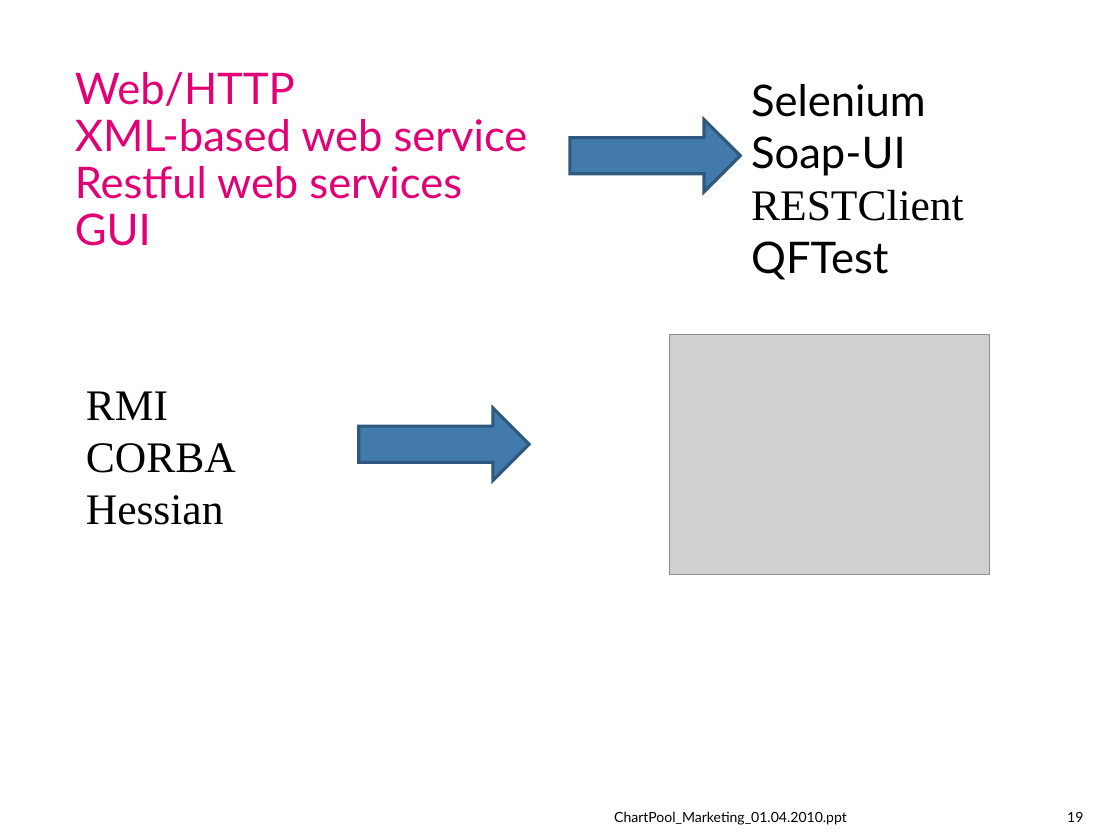
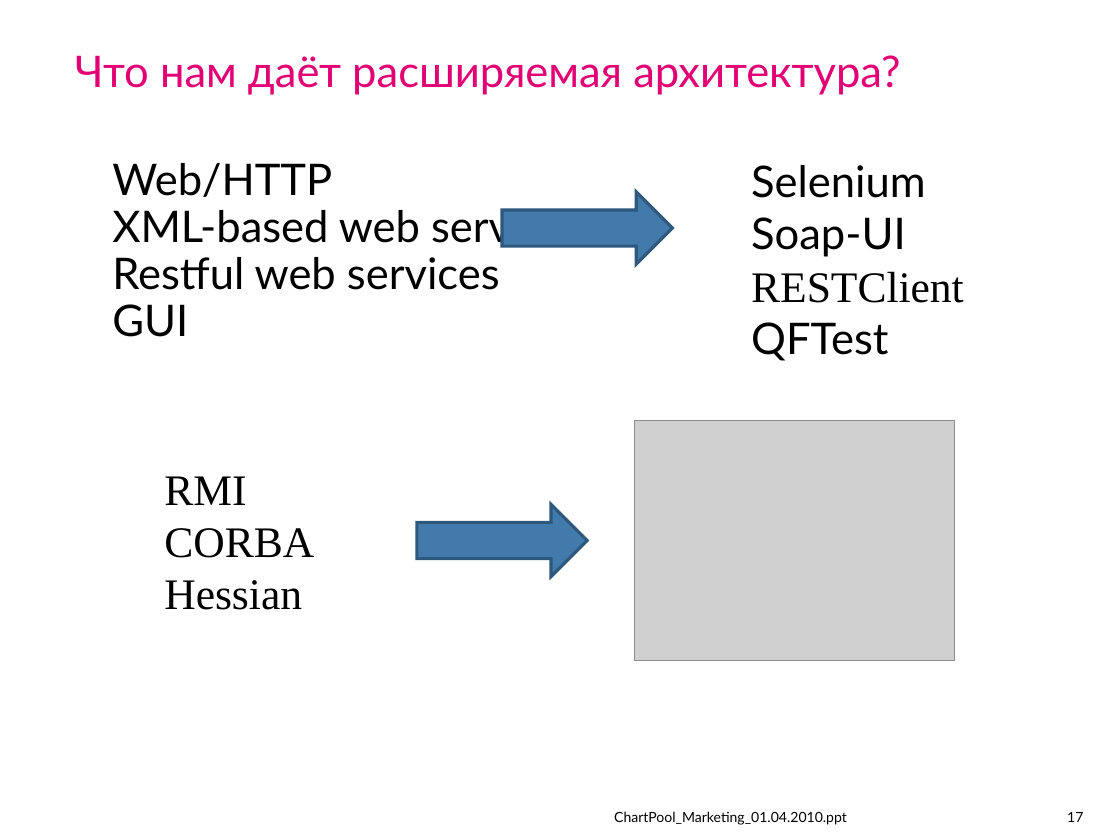
Before and after one commit to IvanCS/JMeterAvtoTestingDemo, a slide deck: slide 17 of documents/presentation.ppt (slide 19 before the commit). Drawn at 1120x840 pixels with LibreOffice and Linux fonts; fonts in the diff are those of the drawing; grey boxes stand for pictures; background and template pictures are left out. Boxes give left, top, right and bottom in pixels: in the first picture for what was removed or moved away, otherwise in the second. Text is boxed around its words. In the diff, an @@ line names an element or a change of style, - is before the commit and + after.

```diff
--- a/documents/presentation.ppt
+++ b/documents/presentation.ppt
@@ text added at <box>75,55,900,95</box>, 28 pt, text #E20074 @@
+Что нам даёт расширяемая архитектура?
@@ text "Selenium": place and size @@
-text "Selenium" at <box>751,84,964,280</box>
+text "Selenium" at <box>751,165,964,361</box>
@@ title "Web/HTTP XML-based web service Restful ...": place and size @@
-title "Web/HTTP XML-based web service Restful ..." at <box>75,72,528,199</box>
+title "Web/HTTP XML-based web service Restful ..." at <box>112,163,565,337</box>
@@ title "Web/HTTP XML-based web service Restful ..." at <box>112,163,565,337</box>: text colour #E20074 to #000000 @@
@@ right arrow: place and size @@
-right arrow at <box>570,120,740,193</box>
+right arrow at <box>502,192,672,264</box>
@@ picture: place and size @@
-picture at <box>670,335,990,575</box>
+picture at <box>634,420,954,660</box>
@@ text "RMI": place and size @@
-text "RMI" at <box>86,391,236,525</box>
+text "RMI" at <box>164,476,314,610</box>
@@ right arrow: place and size @@
-right arrow at <box>358,408,529,480</box>
+right arrow at <box>417,504,587,577</box>
@@ page number at <box>1067,812,1083,822</box>: text changed @@
-19
+17
```
Also in this commit, not shown: 20 other slides changed, 1 slide added, 5 slides removed, 10 other files.
